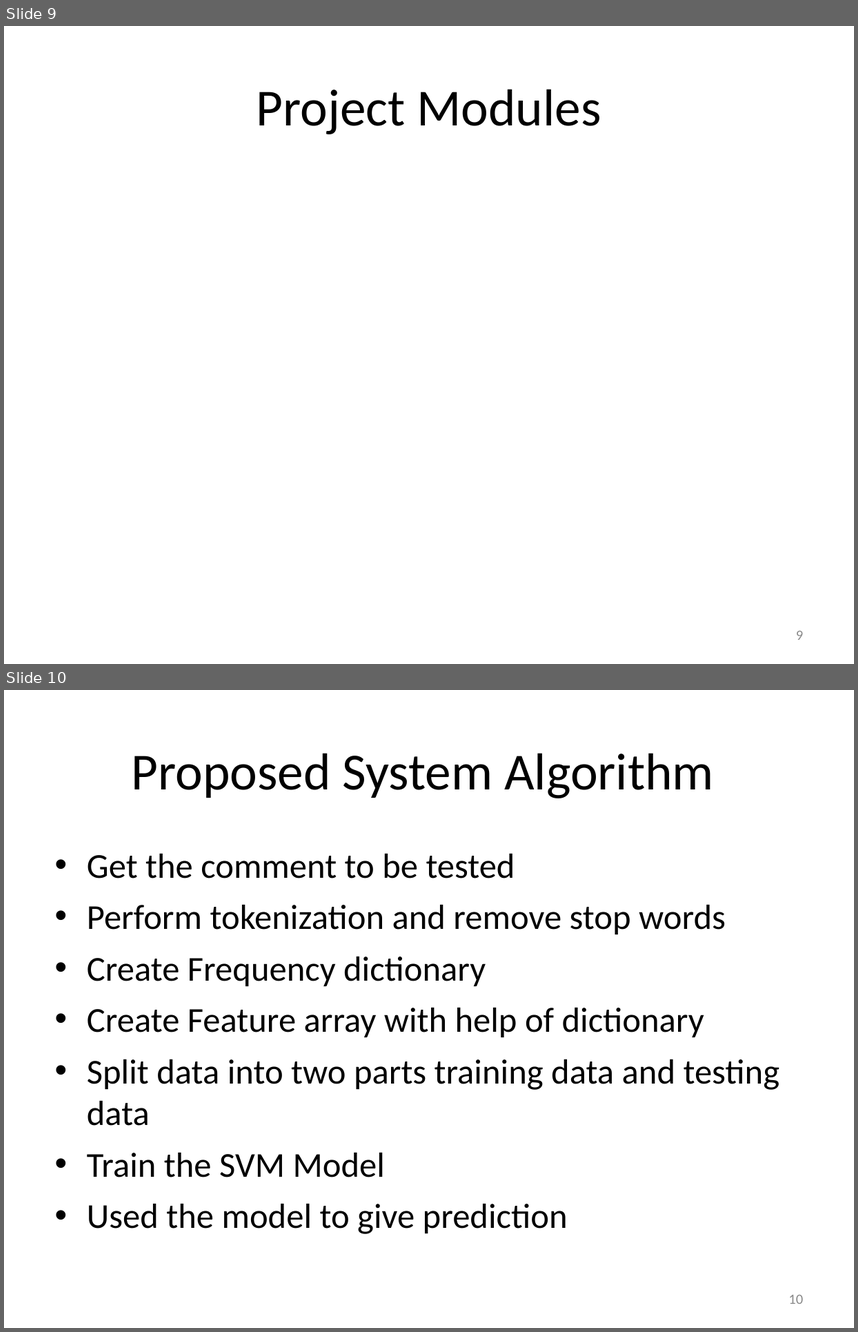
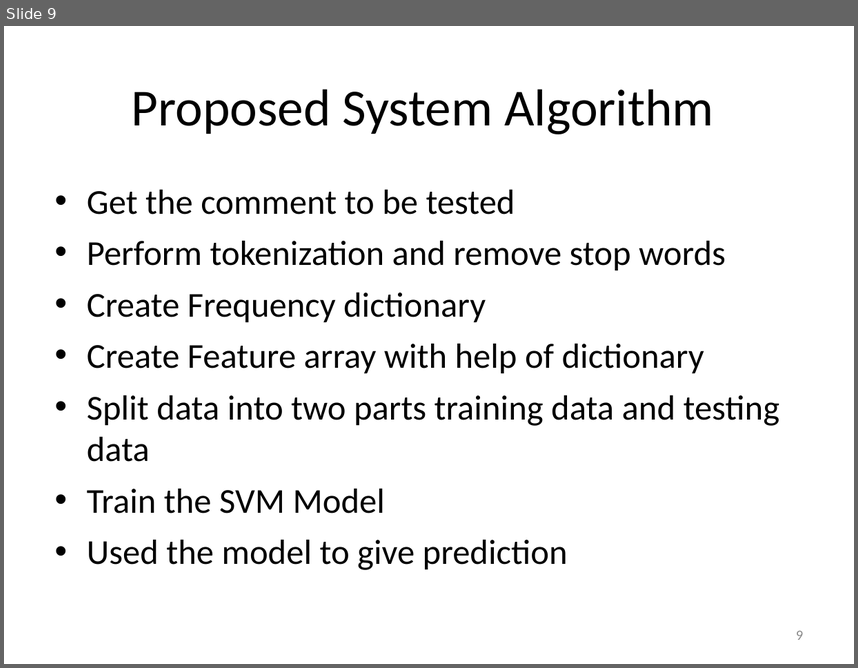
Before and after one commit to harshagarwal2245/Cyberbullying-detection-using-ml, a slide deck: Refrences/Project_Review_Template_III_final.ppt. Shown one above the other, each under a label of ours: slides 9 and 10 before the commit, slide 9 after it. The pictures are 858x1332 and 858x668 pixels, drawn with LibreOffice and Linux fonts; fonts in the diff are those of the drawing. Boxes give left, top, right and bottom in pixels: in the first picture for what was removed or moved away, otherwise in the second. Text is boxed around its words. In the diff, an @@ line names an element or a change of style, - is before the commit and + after.

```diff
--- a/Refrences/Project_Review_Template_III_final.ppt
+++ b/Refrences/Project_Review_Template_III_final.ppt
@@ slide 9 removed at [4,26,854,664], background #FFFFFF @@
@@ title removed at [256,89,601,134] @@
-Project Modules
@@ page number removed at [796,630,803,639] @@
-9
@@ what was slide 10 is now slide 9 @@
@@ page number at [796,630,803,639]: text changed @@
-10
+9
```
Also in this commit, not shown: 7 slides changed, 1 other slide removed.
